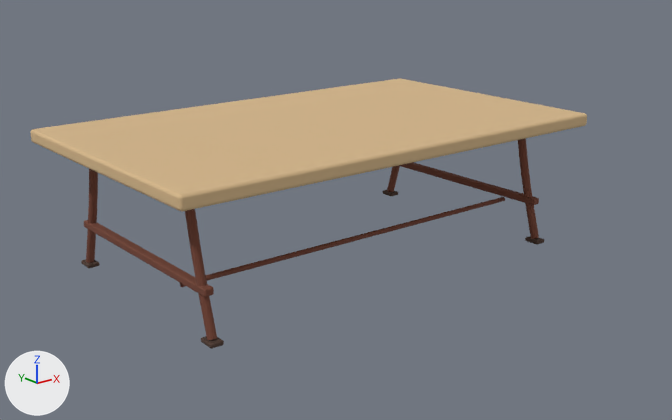
Two versions of the glTF model public/models/desk.glb, one commit apart.
Rendered twice from a 50 mm lens placed at (-5.81, -7.53, 2.07), pointed at (0.27, 0.06, -0.97). Every picture has the same lights, and +X, +Y and +Z are marked at lower left. The older version comes first. Where no turn or scale is listed for an object, it has been applied to the vertices. Vertices at exactly the same position are counted once.

The first picture shows 'foot--2.1--1', 'foot--2.1-1', 'foot-2.1--1', 'foot-2.1-1', 'long-stretcher', 'rounded-oak-top', 'splayed-leg--2.1--1', 'splayed-leg--2.1-1', 'splayed-leg-2.1--1', 'splayed-leg-2.1-1', 'trestle--2.1', 'trestle-2.1'.
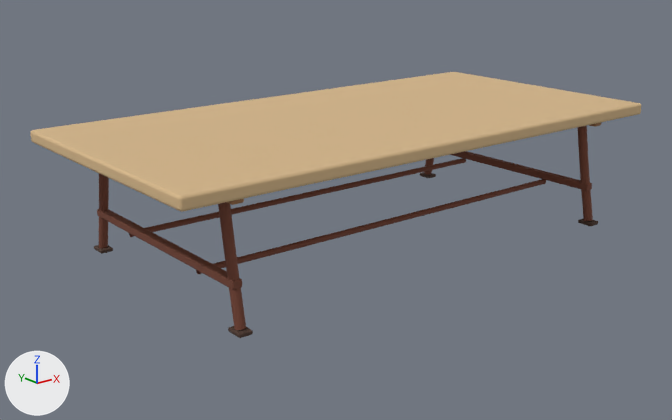
The newer file is also rescaled (x1.067), turned or shifted as a whole; pictures and numbers use the older file's frame.

The change, as a list of edits to the scene's bpy script:
```text
Change me_mesh_0:
    remove me_mesh_0.from_pydata(...)  # 296 vertices, 588 faces; spans x -2.5..2.5, y -1.5..1.5, z -0.07..0.07
    add me_mesh_0.from_pydata(...)  # 296 vertices, 588 faces; spans x -2.5..3.5, y -1.5..1.5, z -0.07..0.06
    me_mesh_0 part 1: the whole mesh is scaled about its middle by (1.2, 1, 0.938), then moved by (0.5, 0.0, 0.0)
Remove ob_splayed_leg__2_1__1:
    ob_splayed_leg__2_1__1 = bpy.data.objects.new('splayed-leg--2.1--1', me_mesh_2)
Remove ob_foot__2_1__1:
    ob_foot__2_1__1 = bpy.data.objects.new('foot--2.1--1', me_mesh_3)
Remove ob_splayed_leg__2_1_1:
    ob_splayed_leg__2_1_1 = bpy.data.objects.new('splayed-leg--2.1-1', me_mesh_6)
Remove ob_foot__2_1_1:
    ob_foot__2_1_1 = bpy.data.objects.new('foot--2.1-1', me_mesh_7)
Remove ob_trestle__2_1:
    ob_trestle__2_1 = bpy.data.objects.new('trestle--2.1', me_mesh_10)
Remove ob_splayed_leg_2_1__1:
    ob_splayed_leg_2_1__1 = bpy.data.objects.new('splayed-leg-2.1--1', me_mesh_12)
Remove ob_foot_2_1__1:
    ob_foot_2_1__1 = bpy.data.objects.new('foot-2.1--1', me_mesh_13)
Remove ob_splayed_leg_2_1_1:
    ob_splayed_leg_2_1_1 = bpy.data.objects.new('splayed-leg-2.1-1', me_mesh_16)
Remove ob_foot_2_1_1:
    ob_foot_2_1_1 = bpy.data.objects.new('foot-2.1-1', me_mesh_17)
Remove ob_trestle_2_1:
    ob_trestle_2_1 = bpy.data.objects.new('trestle-2.1', me_mesh_20)
Remove ob_long_stretcher:
    ob_long_stretcher = bpy.data.objects.new('long-stretcher', me_mesh_22)
Add ob_long_stretcher_0_7:
    ob_long_stretcher_0_7 = bpy.data.objects.new('long-stretcher-0.7', me_mesh_23)  # 168 vertices, 320 faces; spans x -2.39..2.39, y -0.69..-0.62, z -0.97..-0.9; in mat_frame (brown #744333)
    ob_long_stretcher_0_7.location = (0.5, 0.0, -0.004)
Add ob_long_stretcher__0_7:
    ob_long_stretcher__0_7 = bpy.data.objects.new('long-stretcher--0.7', me_mesh_22_1)  # 168 vertices, 320 faces; spans x -2.39..2.39, y 0.62..0.69, z -0.97..-0.9; in mat_frame (brown #744333)
    ob_long_stretcher__0_7.location = (0.5, 0.0, -0.004)
Add ob_trestle_2_5500000000000003:
    ob_trestle_2_5500000000000003 = bpy.data.objects.new('trestle-2.5500000000000003', me_mesh_20_1)  # 296 vertices, 588 faces; spans x -0.05..0.05, y -1.31..1.31, z -0.04..0.04; in mat_frame (brown #744333)
    ob_trestle_2_5500000000000003.location = (2.891, 0.0, -0.867)
Add ob_foot_2_5500000000000003_1:
    ob_foot_2_5500000000000003_1 = bpy.data.objects.new('foot-2.5500000000000003-1', me_mesh_17_1)  # 296 vertices, 588 faces; spans x -0.07..0.07, y -0.094..0.094, z -0.021..0.021; in mat_rubber (brown #4d382e)
    ob_foot_2_5500000000000003_1.location = (2.891, -1.331, -1.284)
Add ob_splayed_leg_2_5500000000000003_1:
    ob_splayed_leg_2_5500000000000003_1 = bpy.data.objects.new('splayed-leg-2.5500000000000003-1', me_mesh_16_1)  # 168 vertices, 320 faces; spans x 2.339..2.442, y -1.382..-1.074, z -1.266..-0.067; in mat_frame (brown #744333)
    ob_splayed_leg_2_5500000000000003_1.location = (0.5, 0.0, -0.004)
Add ob_foot_2_5500000000000003__1:
    ob_foot_2_5500000000000003__1 = bpy.data.objects.new('foot-2.5500000000000003--1', me_mesh_17_1.copy())
    ob_foot_2_5500000000000003__1.location = (2.891, 1.331, -1.284)
Add ob_splayed_leg_2_5500000000000003__1:
    ob_splayed_leg_2_5500000000000003__1 = bpy.data.objects.new('splayed-leg-2.5500000000000003--1', me_mesh_12_1)  # 168 vertices, 320 faces; spans x 2.339..2.442, y 1.074..1.382, z -1.266..-0.067; in mat_frame (brown #744333)
    ob_splayed_leg_2_5500000000000003__1.location = (0.5, 0.0, -0.004)
Add ob_top_rail__2_5500000000000003:
    ob_top_rail__2_5500000000000003 = bpy.data.objects.new('top-rail--2.5500000000000003', me_mesh_11_1)  # 296 vertices, 588 faces; spans x -0.06..0.06, y -1.36..1.36, z -0.04..0.04; in mat_edge (brown #a47750)
    ob_top_rail__2_5500000000000003.location = (-1.891, 0.0, -0.107)
Add ob_trestle__2_5500000000000003:
    ob_trestle__2_5500000000000003 = bpy.data.objects.new('trestle--2.5500000000000003', me_mesh_20_1.copy())
    ob_trestle__2_5500000000000003.location = (-1.891, 0.0, -0.867)
Add ob_foot__2_5500000000000003_1:
    ob_foot__2_5500000000000003_1 = bpy.data.objects.new('foot--2.5500000000000003-1', me_mesh_17_1.copy())
    ob_foot__2_5500000000000003_1.location = (-1.891, -1.331, -1.284)
Add ob_splayed_leg__2_5500000000000003_1:
    ob_splayed_leg__2_5500000000000003_1 = bpy.data.objects.new('splayed-leg--2.5500000000000003-1', me_mesh_6_1)  # 168 vertices, 320 faces; spans x -2.442..-2.339, y -1.382..-1.074, z -1.266..-0.067; in mat_frame (brown #744333)
    ob_splayed_leg__2_5500000000000003_1.location = (0.5, 0.0, -0.004)
Add ob_foot__2_5500000000000003__1:
    ob_foot__2_5500000000000003__1 = bpy.data.objects.new('foot--2.5500000000000003--1', me_mesh_17_1.copy())
    ob_foot__2_5500000000000003__1.location = (-1.891, 1.331, -1.284)
Add ob_splayed_leg__2_5500000000000003__1:
    ob_splayed_leg__2_5500000000000003__1 = bpy.data.objects.new('splayed-leg--2.5500000000000003--1', me_mesh_2_1)  # 168 vertices, 320 faces; spans x -2.442..-2.339, y 1.074..1.382, z -1.266..-0.067; in mat_frame (brown #744333)
    ob_splayed_leg__2_5500000000000003__1.location = (0.5, 0.0, -0.004)
```

Location of each change, (x1, y1, x2, y2) in pixels of the pictures (672 x 420 px; the box of a moved part takes in the faces that stretch with it):
'rounded-oak-top', moved, rescaled (10% wider)
    before: (30, 78, 587, 211)
    after: (30, 72, 641, 212)
'long-stretcher-0.7', added
    after: (196, 179, 546, 274)
'trestle--2.5500000000000003', added (brown)
    after: (97, 209, 242, 290)
'long-stretcher--0.7', added
    after: (129, 158, 466, 237)
'long-stretcher', deleted
    before: (180, 197, 505, 287)
'trestle--2.1', deleted (brown)
    before: (84, 220, 214, 297)
'splayed-leg--2.5500000000000003-1', added (brown)
    after: (218, 202, 246, 330)
'splayed-leg--2.1-1', deleted (brown)
    before: (185, 209, 217, 340)
'trestle-2.5500000000000003', added (brown)
    after: (450, 151, 592, 191)
'trestle-2.1', deleted (brown)
    before: (398, 162, 539, 205)
'splayed-leg-2.5500000000000003-1', added (brown)
    after: (578, 125, 593, 221)
'splayed-leg-2.1-1', deleted (brown)
    before: (518, 138, 539, 239)
'splayed-leg--2.1--1', deleted (brown)
    before: (86, 169, 98, 263)
'splayed-leg--2.5500000000000003--1', added (brown)
    after: (99, 174, 109, 248)
'splayed-leg-2.1--1', deleted
    before: (387, 166, 400, 192)
'foot--2.5500000000000003-1', added
    after: (228, 326, 253, 338)
'foot--2.1-1', deleted
    before: (201, 336, 224, 349)
'foot-2.1-1', deleted
    before: (525, 236, 544, 245)
'foot--2.1--1', deleted
    before: (81, 259, 100, 268)
'foot--2.5500000000000003--1', added
    after: (94, 245, 113, 254)
'foot-2.5500000000000003-1', added
    after: (578, 218, 598, 226)
'splayed-leg-2.5500000000000003--1', added (mostly hidden)
    after: (424, 158, 434, 174)
'foot-2.5500000000000003--1', added
    after: (420, 172, 436, 178)
'foot-2.1--1', deleted
    before: (383, 190, 398, 196)
'top-rail--2.5500000000000003', added (mostly hidden)
    after: (226, 199, 244, 205)
part 1 of me_mesh_0, moved or reshaped
    before: (30, 78, 587, 211)
    after: (31, 72, 641, 211)
